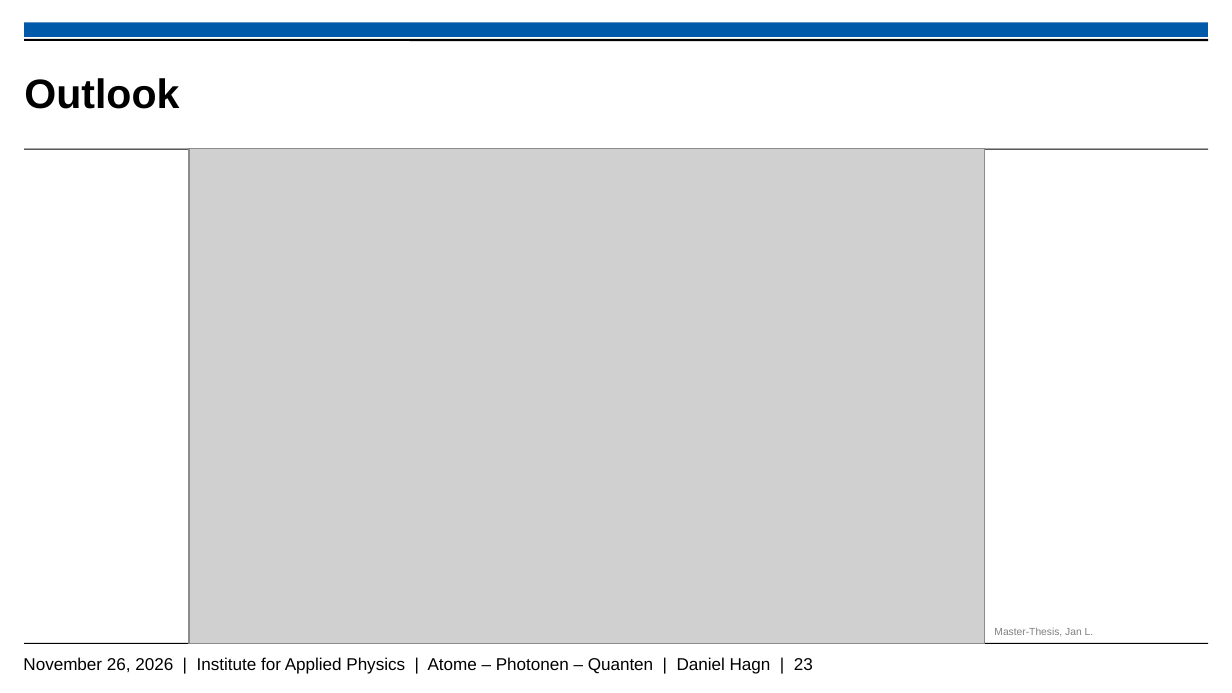
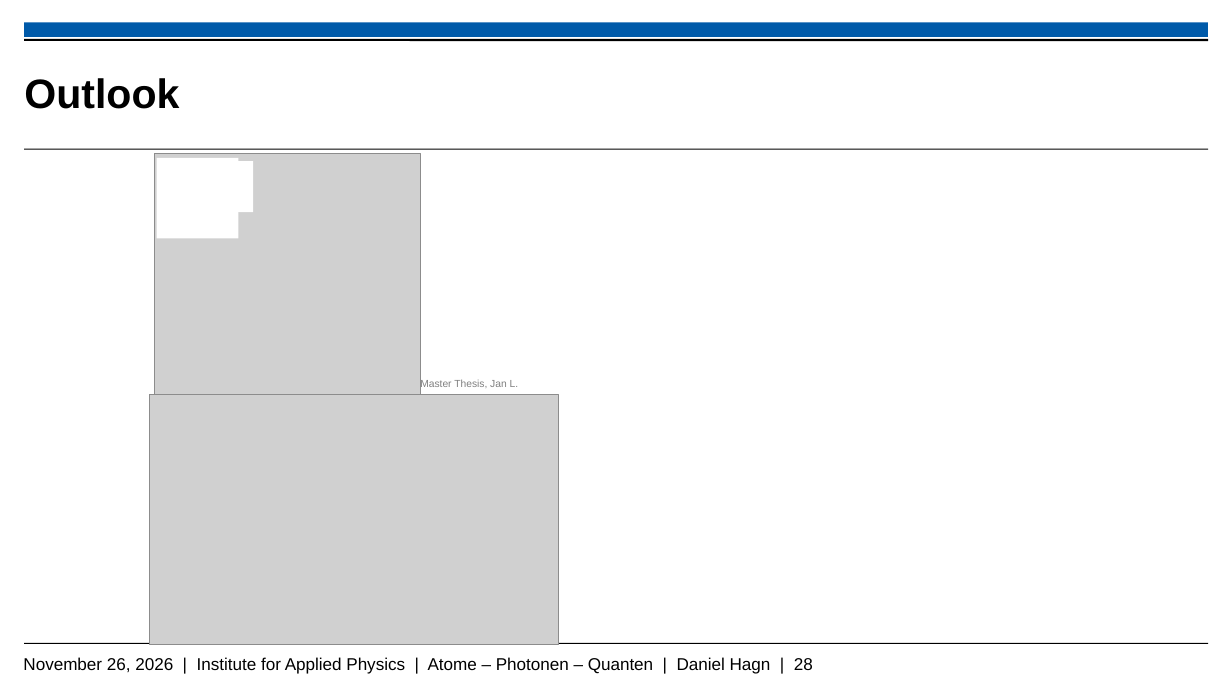
Before and after one commit to Daniel-Hagn-physik/Masterthesis_Backup, a slide deck: slide 28 of Hagn_Daniel_Mastervortrag.pptx (slide 23 before the commit). Drawn at 1232x693 pixels with LibreOffice and Linux fonts; fonts in the diff are those of the drawing; grey boxes stand for pictures; background and template pictures are left out. Boxes give left, top, right and bottom in pixels: in the first picture for what was removed or moved away, otherwise in the second. Text is boxed around its words. In the diff, an @@ line names an element or a change of style, - is before the commit and + after.

```diff
--- a/Hagn_Daniel_Mastervortrag.pptx
+++ b/Hagn_Daniel_Mastervortrag.pptx
@@ picture added at <box>154,154,420,395</box> @@
@@ rectangle added at <box>156,158,238,238</box>, fill #FFFFFF @@
@@ rectangle added at <box>234,161,253,212</box>, fill #FFFFFF @@
@@ text at <box>420,379,519,389</box>: text changed @@
-Master-Thesis, Jan L.
+Master Thesis, Jan L.
@@ picture: place and size @@
-picture at <box>190,149,986,644</box>
+picture at <box>149,394,558,644</box>
@@ text at <box>23,657,813,674</box>: text changed @@
-November 26, 2026 | Institute for Applied Physics | Atome – Photonen – Quanten | Daniel Hagn | 23
+November 26, 2026 | Institute for Applied Physics | Atome – Photonen – Quanten | Daniel Hagn | 28
```
Also in this commit, not shown: 7 other slides changed, 6 slides added.
